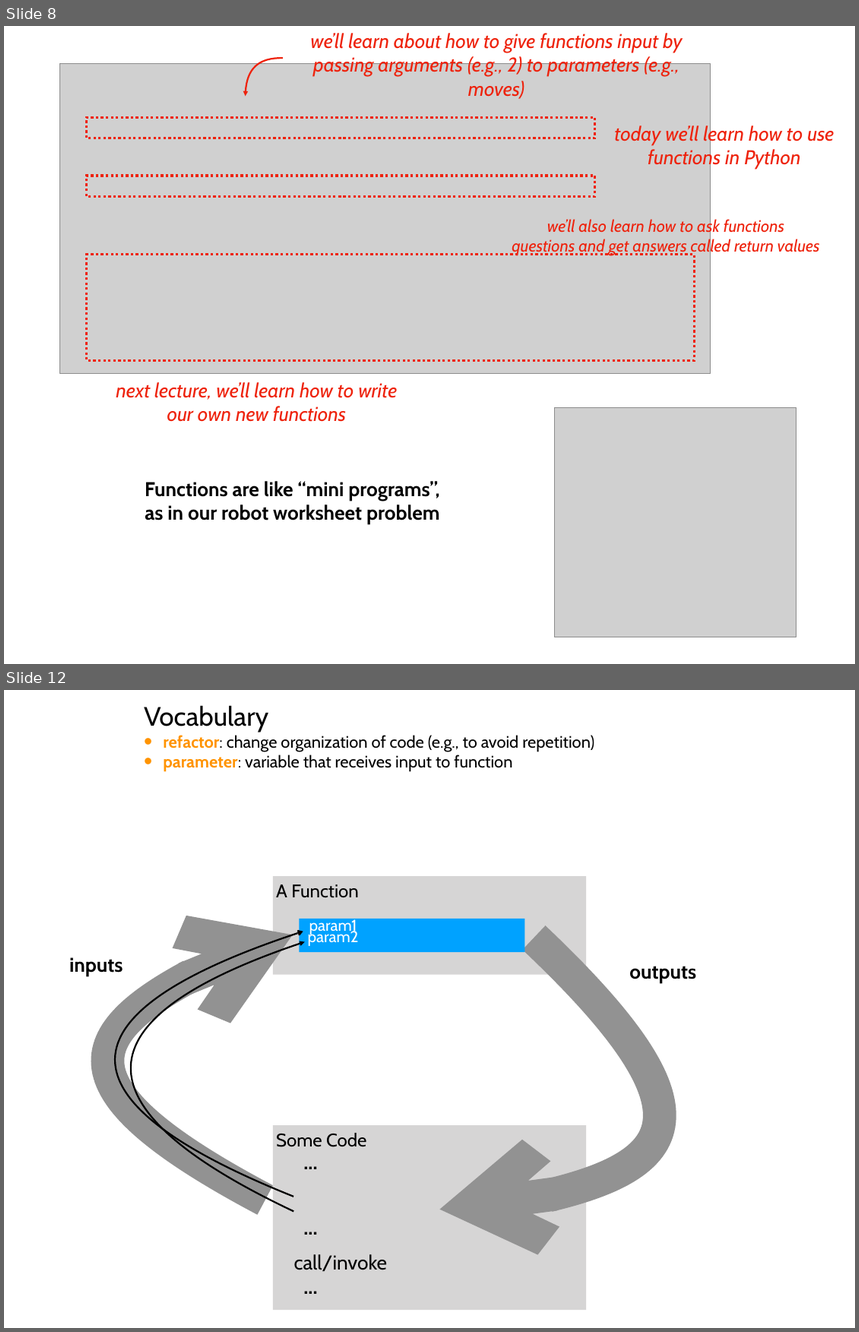
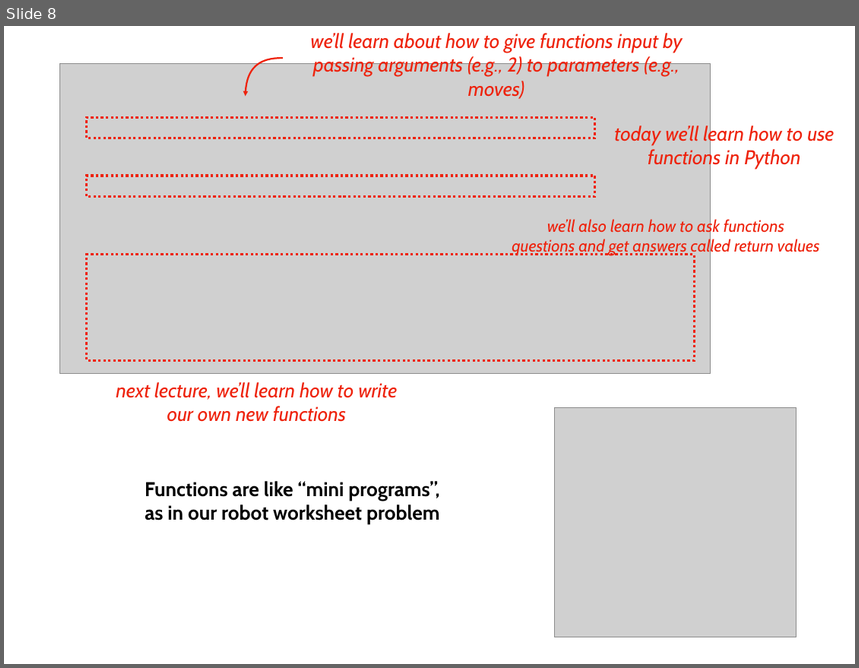
Before and after one commit to tylerharter/caraza-harter-com, a slide deck: tyler/meena/cs220/s22/materials/lecture_ppts/lec_05_S22.ppt. Shown one above the other, each under a label of ours: slides 8 and 12 before the commit, slide 8 after it; the slides between them are not shown. The pictures are 859x1332 and 859x668 pixels, drawn with LibreOffice and Linux fonts; fonts in the diff are those of the drawing; grey boxes stand for pictures. Boxes give left, top, right and bottom in pixels: in the first picture for what was removed or moved away, otherwise in the second. Text is boxed around its words. In the diff, an @@ line names an element or a change of style, - is before the commit and + after.

```diff
--- a/tyler/meena/cs220/s22/materials/lecture_ppts/lec_05_S22.ppt
+++ b/tyler/meena/cs220/s22/materials/lecture_ppts/lec_05_S22.ppt
@@ slide 12 removed at box(4, 690, 855, 1328), background #FFFFFF @@
@@ text removed at box(144, 705, 595, 772) @@
-Vocabulary
-• refactor: change organization of code (e.g., to avoid repetition)
-• parameter: variable that receives input to function
@@ rectangle removed at box(273, 876, 586, 975) @@
-A Function
@@ freeform shape removed at box(116, 931, 303, 1196) @@
@@ freeform shape removed at box(120, 935, 293, 1200) @@
@@ rectangle removed at box(299, 919, 525, 952) @@
@@ text removed at box(308, 918, 359, 946) @@
-param1
-param2
@@ freeform shape removed at box(439, 938, 648, 1210) @@
@@ text removed at box(69, 958, 123, 977) @@
-inputs
@@ freeform shape removed at box(132, 942, 305, 1212) @@
@@ text removed at box(629, 966, 696, 983) @@
-outputs
@@ rectangle removed at box(273, 1125, 586, 1310) @@
-Some Code
@@ text removed at box(299, 1147, 323, 1177) @@
-...
@@ text removed at box(299, 1211, 323, 1242) @@
-...
@@ text removed at box(294, 1255, 388, 1272) @@
-call/invoke
@@ text removed at box(299, 1271, 323, 1302) @@
-...
```
Also in this commit, not shown: 8 slides changed, 2 slides added, 10 other slides removed, 1 other file.
